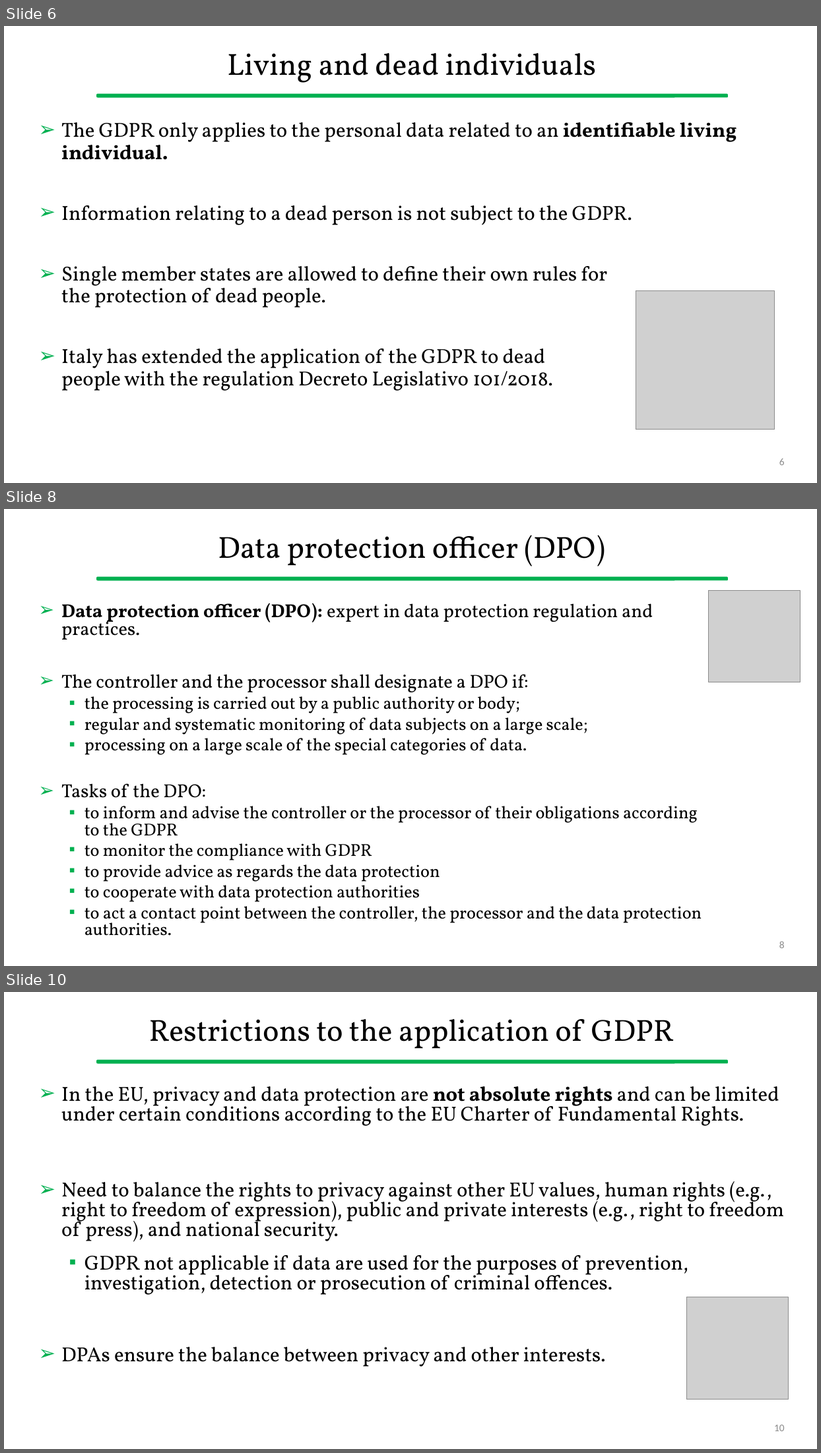
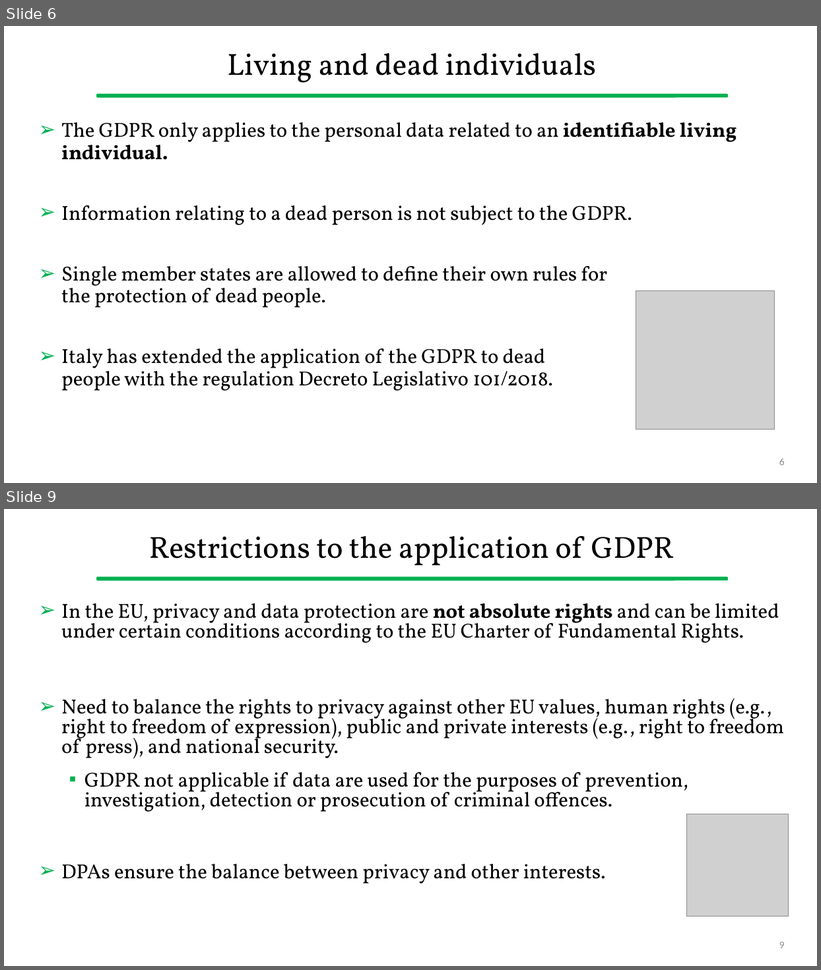
Before and after one commit to gcappon/bwthw, a slide deck: theory_12-regulation_on_data_protection/theory_12-regulation_on_data_protection.pptx. Shown one above the other, each under a label of ours: slides 6, 8 and 10 before the commit, slides 6 and 9 after it; the slides between them are not shown. The pictures are 821x1453 and 821x970 pixels, drawn with LibreOffice and Linux fonts; fonts in the diff are those of the drawing; grey boxes stand for pictures. Boxes give left, top, right and bottom in pixels: in the first picture for what was removed or moved away, otherwise in the second. Text is boxed around its words. In the diff, an @@ line names an element or a change of style, - is before the commit and + after.

```diff
--- a/theory_12-regulation_on_data_protection/theory_12-regulation_on_data_protection.pptx
+++ b/theory_12-regulation_on_data_protection/theory_12-regulation_on_data_protection.pptx
@@ slide 8 removed at [4, 509, 817, 966], background #FFFFFF; not listed: 1 template element that a slide beside it also shows @@
@@ title removed at [218, 535, 605, 566] @@
-Data protection officer (DPO)
@@ text removed at [61, 603, 702, 936] @@
-➢ Data protection officer (DPO): expert in data protection regulation and practices.
-➢ The controller and the processor shall designate a DPO if:
-  ▪ the processing is carried out by a public authority or body;
-  ▪ regular and systematic monitoring of data subjects on a large scale;
-  ▪ processing on a large scale of the special categories of data.
-➢ Tasks of the DPO:
-  ▪ to inform and advise the controller or the processor of their obligations according to the GDPR
-  ▪ to monitor the compliance with GDPR
-  ▪ to provide advice as regards the data protection
-  ▪ to cooperate with data protection authorities
-  ▪ to act a contact point between the controller, the processor and the data protection authorities.
@@ picture removed at [708, 591, 800, 682] @@
@@ page number removed at [780, 941, 785, 949] @@
-8
@@ what was slide 10 is now slide 9 @@
@@ page number at [780, 942, 785, 949]: text changed @@
-10
+9
```
Also in this commit, not shown: 8 slides changed, 1 other slide removed, 1 other file.
